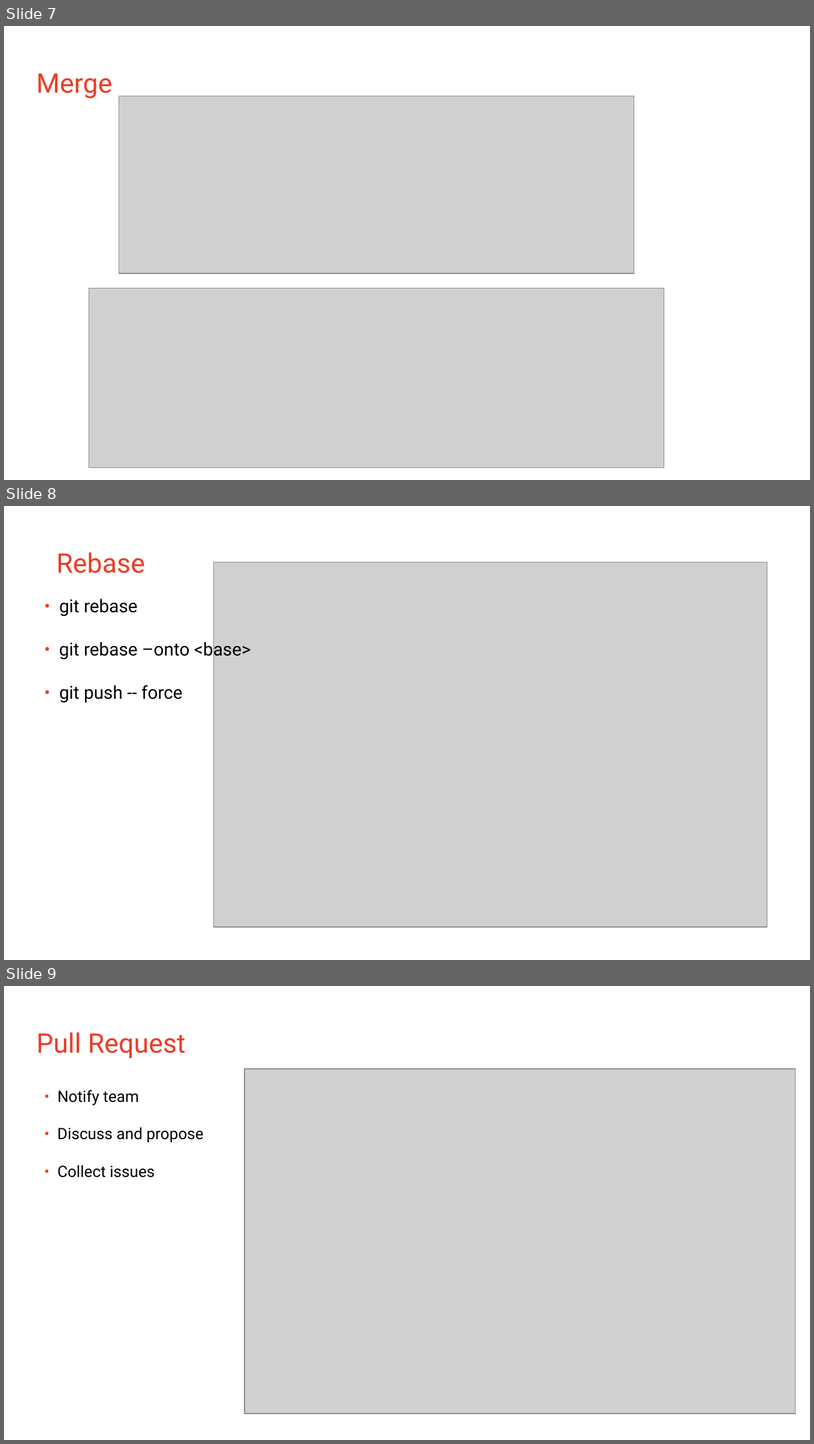
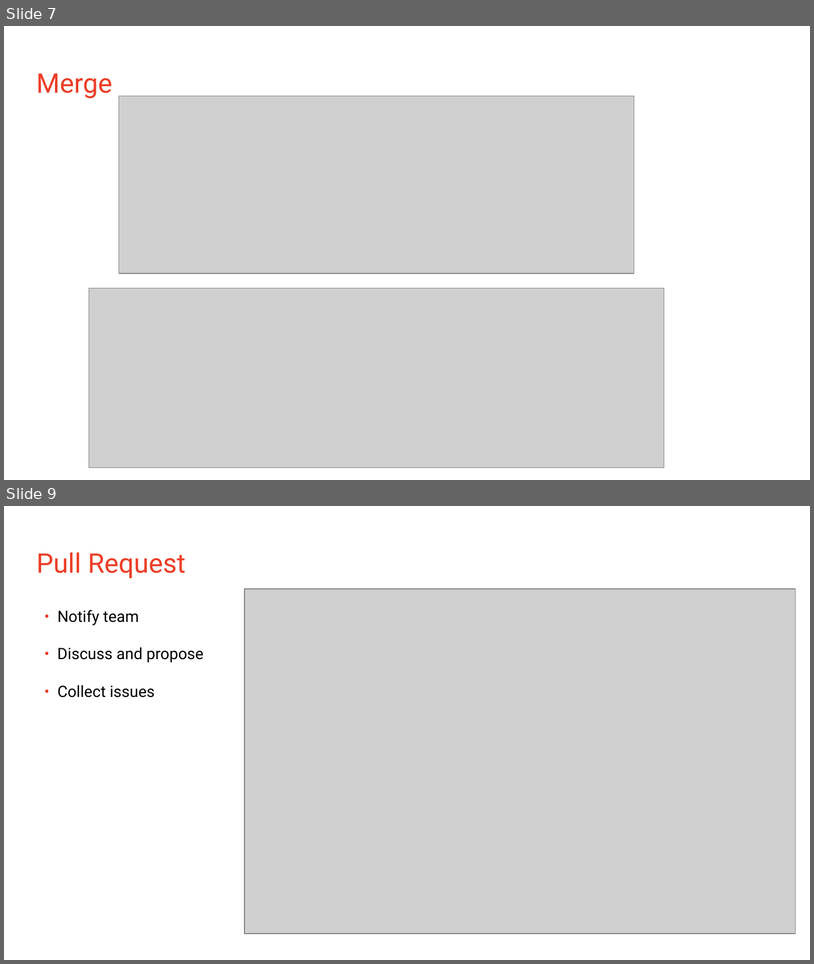
Before and after one commit to ArtemySinitsa/BackendBoost, a slide deck: skills/git/Git - Intro for all.pptx. Shown one above the other, each under a label of ours: slides 7, 8 and 9 before the commit, slides 7 and 9 after it; the slides between them are not shown. The pictures are 814x1444 and 814x964 pixels, drawn with LibreOffice and Linux fonts; fonts in the diff are those of the drawing; grey boxes stand for pictures. Boxes give left, top, right and bottom in pixels: in the first picture for what was removed or moved away, otherwise in the second. Text is boxed around its words. In the diff, an @@ line names an element or a change of style, - is before the commit and + after.

```diff
--- a/skills/git/Git - Intro for all.pptx
+++ b/skills/git/Git - Intro for all.pptx
@@ slide 8 removed at <box>4,506,810,960</box>, background #FFFFFF @@
@@ text removed at <box>56,552,145,573</box> @@
-Rebase
@@ picture removed at <box>213,562,768,927</box> @@
@@ text removed at <box>59,598,251,703</box> @@
-• git rebase
-• git rebase –onto <base>
-• git push -- force
```
Also in this commit, not shown: 3 slides changed, 1 slide added.
